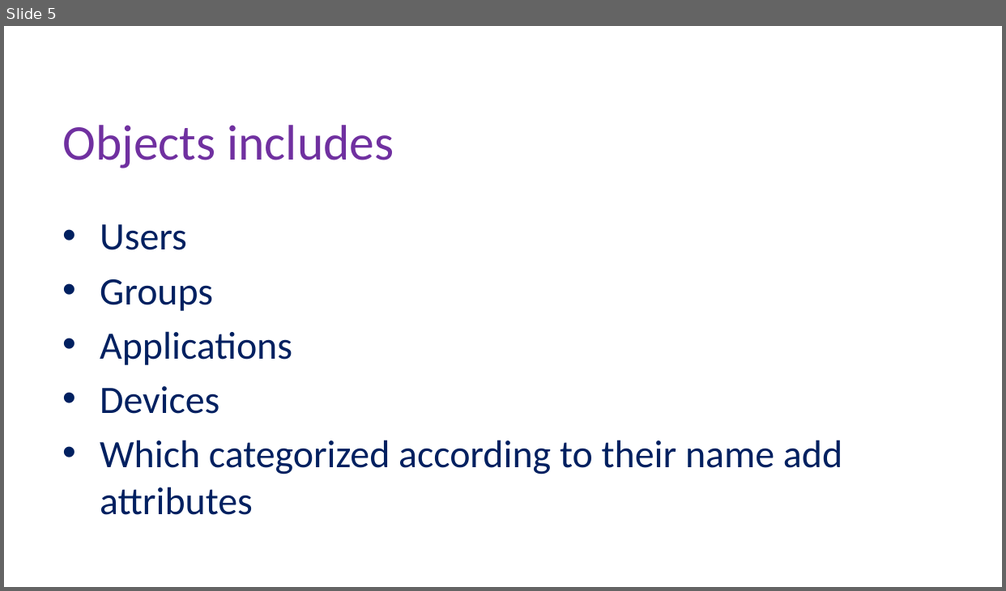
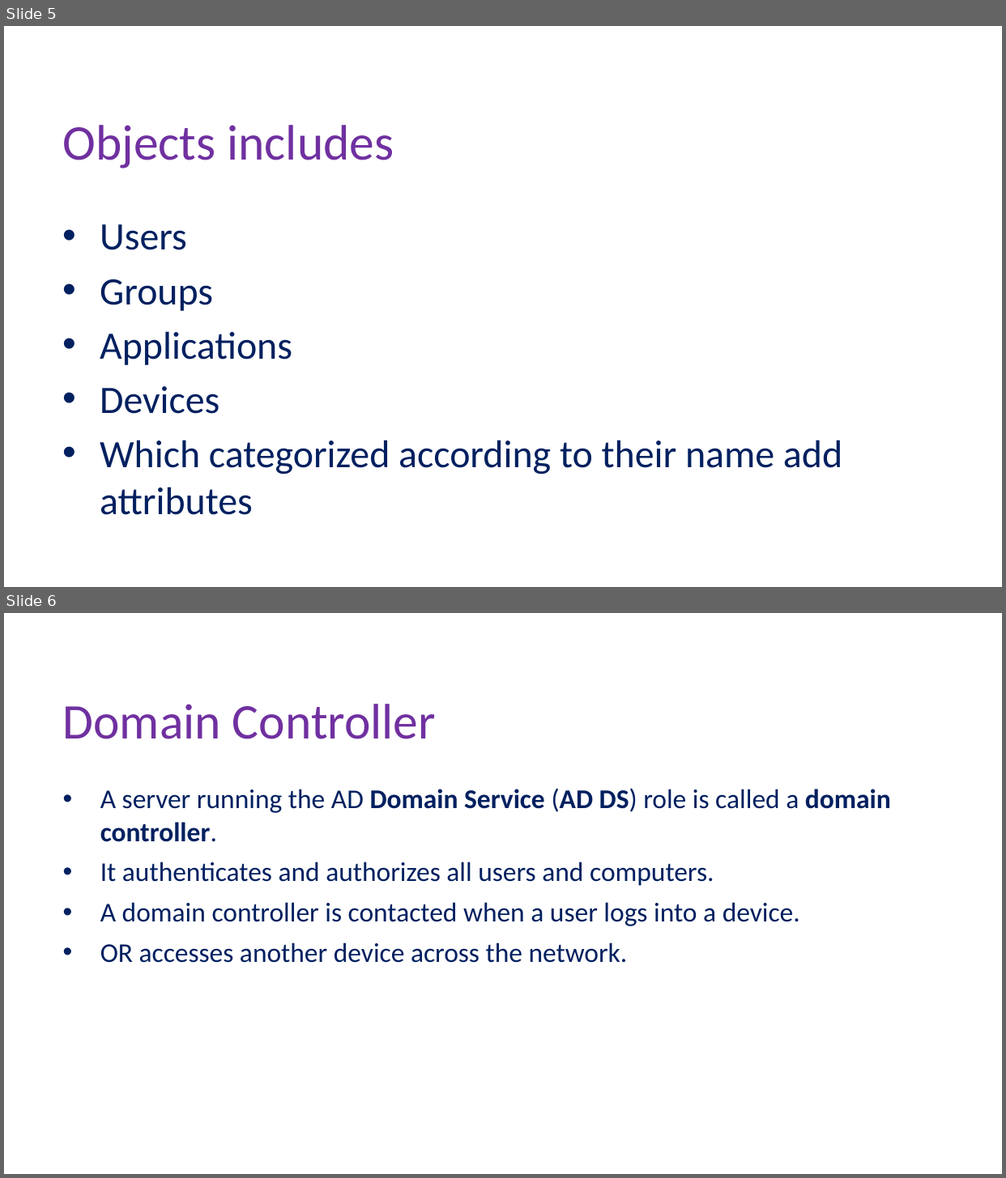
Before and after one commit to Hero-Team/active-drictory-installation-and-configuration-on-windows-server, a slide deck: active.pptx. Shown one above the other, each under a label of ours: slide 5 before the commit, slides 5 and 6 after it. The pictures are 1006x591 and 1006x1178 pixels, drawn with LibreOffice and Linux fonts; fonts in the diff are those of the drawing; background and template pictures are left out. Boxes give left, top, right and bottom in pixels: in the first picture for what was removed or moved away, otherwise in the second. Text is boxed around its words. In the diff, an @@ line names an element or a change of style, - is before the commit and + after.

Commit message:
this is my second file

```diff
--- a/active.pptx
+++ b/active.pptx
@@ slide 6 added at (4,613,1002,1174), background picture (left out) @@
@@ text added at (63,704,436,739), 36 pt, text #7030A0 @@
+Domain Controller
@@ text added at (100,788,891,963), 19.6 pt, text #002060 @@
+• A server running the AD Domain Service (AD DS) role is called a domain controller.
+• It authenticates and authorizes all users and computers.
+• A domain controller is contacted when a user logs into a device.
+• OR accesses another device across the network.
```
